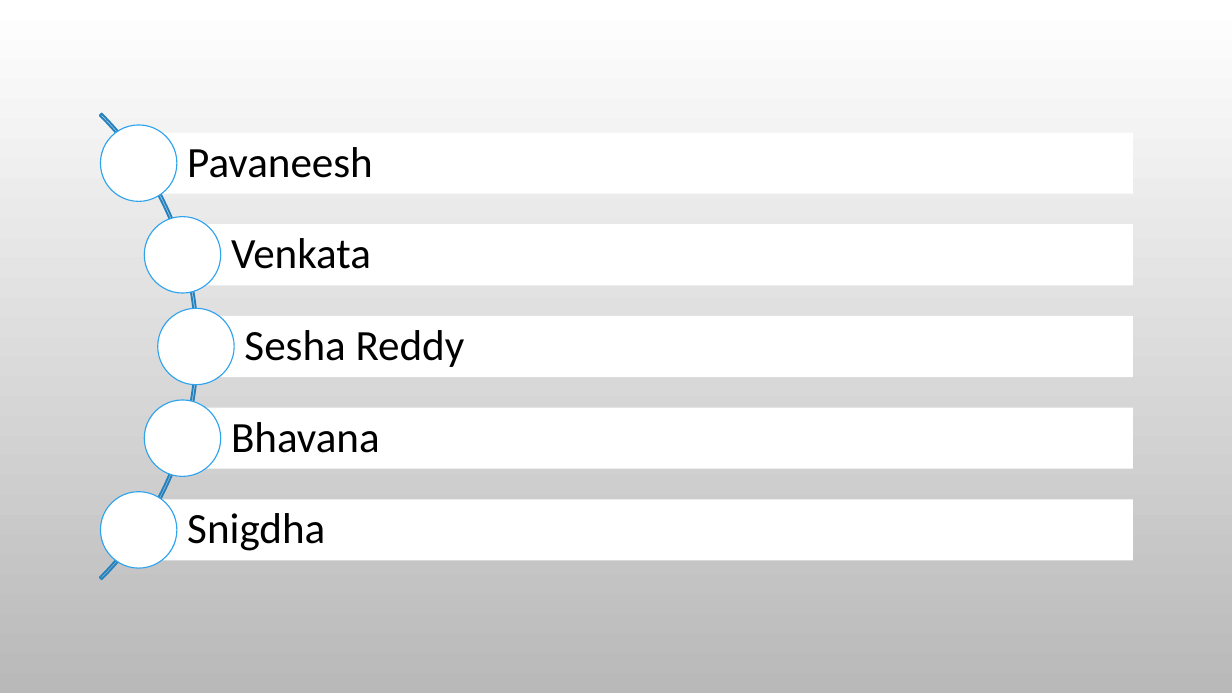
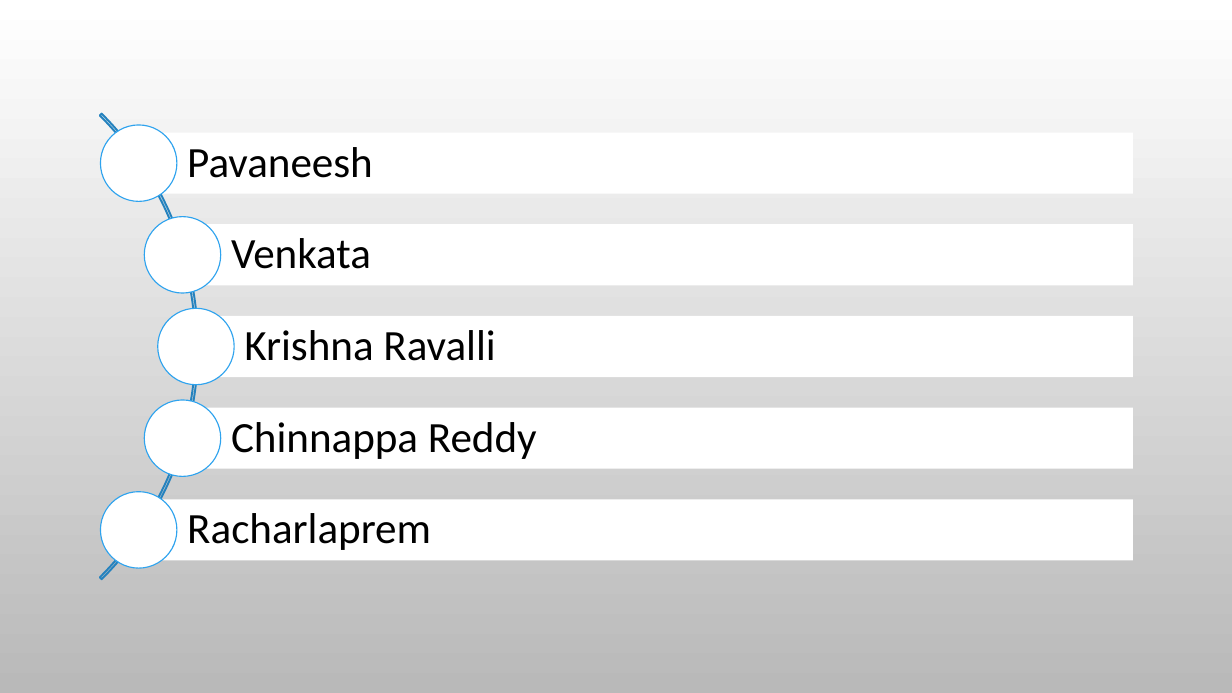
Before and after one commit to vamseekalyan/angular2-batch-may-2017, a slide deck: slide 6 of Intro/Angular-2 Training.pptx. Drawn at 1232x693 pixels with LibreOffice and Linux fonts; fonts in the diff are those of the drawing; background and template pictures are left out. Boxes give left, top, right and bottom in pixels: in the first picture for what was removed or moved away, otherwise in the second. Text is boxed around its words. In the diff, an @@ line names an element or a change of style, - is before the commit and + after.

```diff
--- a/Intro/Angular-2 Training.pptx
+++ b/Intro/Angular-2 Training.pptx
@@ text added at [244,330,495,361], 28 pt, text #000000 @@
+Krishna Ravalli
@@ text at [231,422,537,459]: text changed @@
-Sesha Reddy
+Chinnappa Reddy
@@ text removed at [231,422,380,453] @@
-Bhavana
@@ text at [187,513,431,550]: text changed @@
-Snigdha
+Racharlaprem
```
Also in this commit, not shown: 1 other slide changed, 32 other files.
